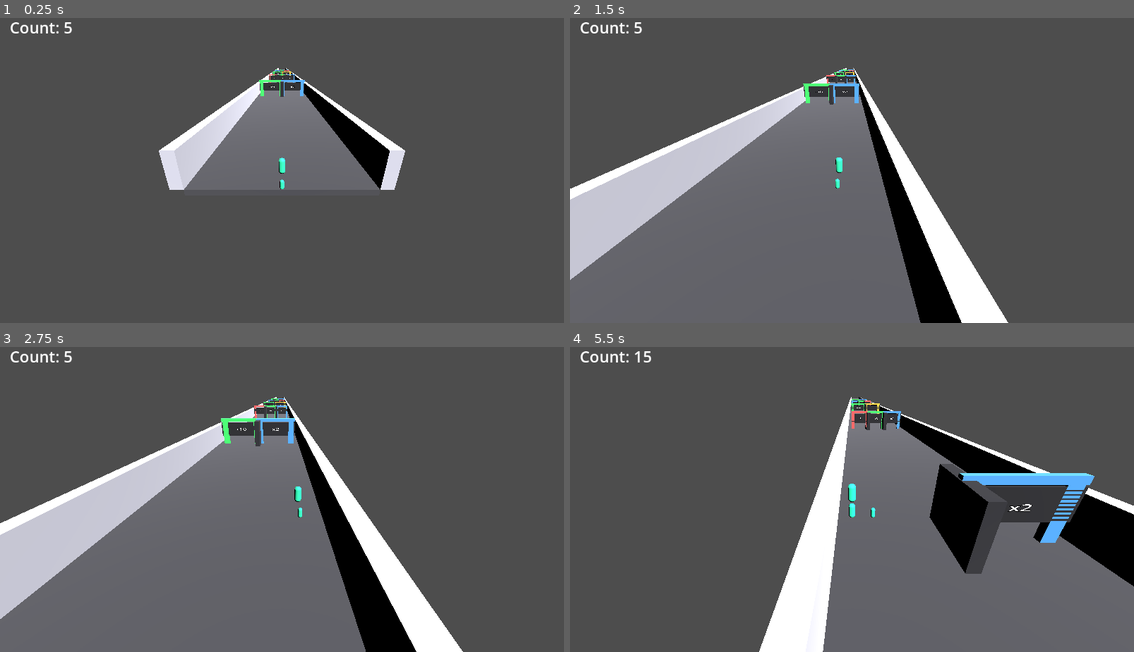
Above: before the commit, frames 1-4 (two rows, left to right).
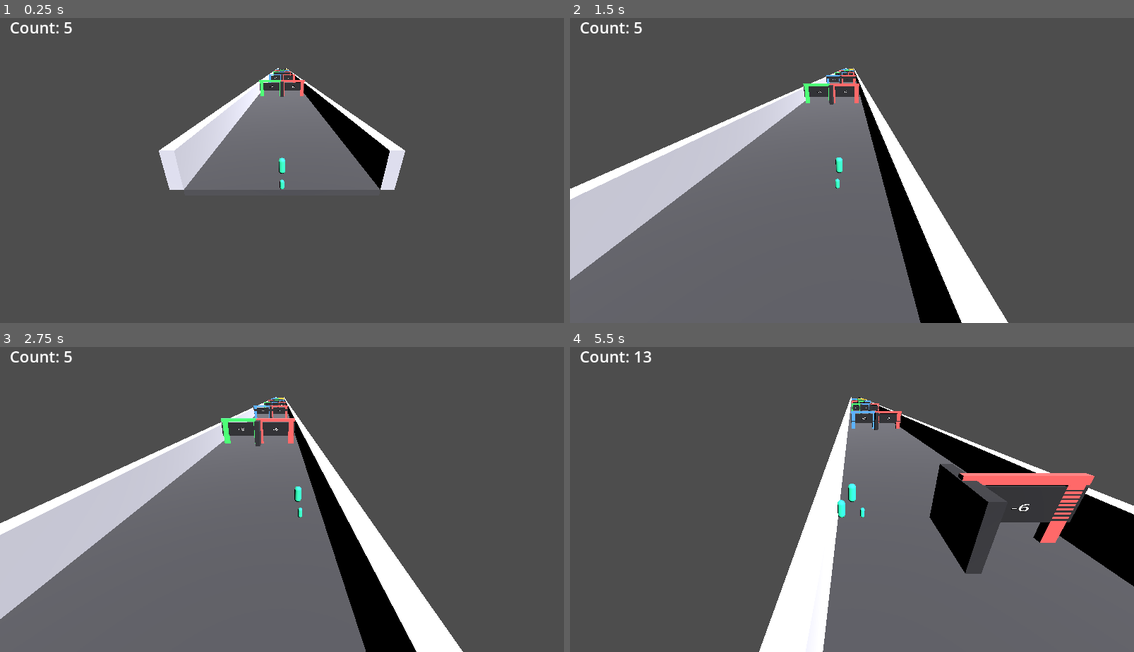
Above: after the commit, the same moments.

Repository: RayCoolsen/dude-gate-mutiplicator-and-other-operations-wars-the-game-walk-simulator-official-genau
Game: Godot game, scene res://scenes/main.tscn
The game is run twice, just before and just after one commit, with the same random seed, the same clock (stepped at 60 frames per second) and the same inputs.
Inputs:
- Up to frame 1 (0.25 s): no input
- Up to frame 2 (1.5 s): hold Right (ui_right) 0.53-1.28 s; hold Left (ui_left) from 1.28 s (still down)
- Up to frame 3 (2.75 s): release Left (ui_left) at 2.03 s; hold Right (ui_right) from 2.03 s (still down)
- Up to frame 4 (5.5 s): release Right (ui_right) at 3.53 s; hold Left (ui_left) from 3.53 s (still down)

The runs differ from the first frame. In frame 1, 0.1% of the frame differs, in the area x 47-55%, y 16-26%; in frame 2, 0.2%; in frame 3, 0.3%; in frame 4, 1.8%, in the area x 13-93%, y 1-65%.

Commit message:
Add procedural gate row spawner for level_01
Attach a new Level_01 script and replace hardcoded ChoiceRow instances with a GateRows container. Added scripts/level_01.gd (and its .uid) which procedurally instantiates gate_choice_row.tscn ahead of the player, supports exported tuning params (initial_rows, spacing, spawn/cleanup distances), and cleans up rows behind the player. The script randomizes lane counts, operations (add/mul/sub/div) and values with difficulty scaling to replace the previously static rows defined in the scene.

Diff:
--- a/scenes/level_01.tscn
+++ b/scenes/level_01.tscn
@@ -1,6 +1,7 @@
-[gd_scene format=3 uid="uid://b5ay6destxxa7"]
+[gd_scene load_steps=9 format=3 uid="uid://b5ay6destxxa7"]
 
 [ext_resource type="PackedScene" path="res://scenes/gate_choice_row.tscn" id="1_gate_row"]
+[ext_resource type="Script" path="res://scripts/level_01.gd" id="2_level_script"]
 
 [sub_resource type="BoxShape3D" id="BoxShape3D_ground"]
 size = Vector3(14, 0.5, 500)
@@ -21,6 +22,7 @@
 size = Vector3(1, 3, 500)
 
 [node name="Level_01" type="Node3D" unique_id=29837159]
+script = ExtResource("2_level_script")
 
 [node name="Ground" type="StaticBody3D" parent="." unique_id=1077318174]
 transform = Transform3D(1, 0, 0, 0, 1, 0, 0, 0, 1, 0, -0.25, -250)
@@ -56,31 +58,4 @@
 transform = Transform3D(0.8253356, -0.44229966, 0.3509874, 0, 0.62161, 0.7833269, -0.5646425, -0.6465076, 0.51303685, 0, 0, 0)
 light_energy = 3.0
 
-[node name="ChoiceRow01" parent="." unique_id=888878083 instance=ExtResource("1_gate_row")]
-transform = Transform3D(1, 0, 0, 0, 1, 0, 0, 0, 1, 0, 0, -50)
-
-[node name="ChoiceRow02" parent="." unique_id=2024397640 instance=ExtResource("1_gate_row")]
-transform = Transform3D(1, 0, 0, 0, 1, 0, 0, 0, 1, 0, 0, -95)
-lane_count = 3
-left_operation = "sub"
-left_value = 3
-center_value = 8
-
-[node name="ChoiceRow03" parent="." unique_id=1439494072 instance=ExtResource("1_gate_row")]
-transform = Transform3D(1, 0, 0, 0, 1, 0, 0, 0, 1, 0, 0, -140)
-left_value = 20
-right_operation = "div"
-
-[node name="ChoiceRow04" parent="." unique_id=720646018 instance=ExtResource("1_gate_row")]
-transform = Transform3D(1, 0, 0, 0, 1, 0, 0, 0, 1, 0, 0, -185)
-lane_count = 3
-left_operation = "mul"
-left_value = 2
-center_value = 12
-right_operation = "sub"
-right_value = 5
-
-[node name="ChoiceRow05" parent="." unique_id=1030797213 instance=ExtResource("1_gate_row")]
-transform = Transform3D(1, 0, 0, 0, 1, 0, 0, 0, 1, 0, 0, -230)
-left_value = 15
-right_value = 3
+[node name="GateRows" type="Node3D" parent="."]
--- /dev/null
+++ b/scripts/level_01.gd
@@ -0,0 +1,147 @@
+extends Node3D
+
+const GATE_ROW_SCENE: PackedScene = preload("res://scenes/gate_choice_row.tscn")
+
+@export var initial_rows: int = 6
+@export var first_row_z: float = -50.0
+@export var row_spacing: float = 45.0
+@export var spawn_ahead_distance: float = 260.0
+@export var cleanup_behind_distance: float = 30.0
+
+@onready var gate_rows: Node3D = $GateRows
+
+var player: Node3D = null
+var next_row_z: float = 0.0
+var spawned_row_count: int = 0
+
+func _ready() -> void:
+	randomize()
+
+	if has_node("../Player"):
+		player = get_node("../Player") as Node3D
+
+	next_row_z = first_row_z
+
+	for _row_index in range(initial_rows):
+		_spawn_next_row()
+
+func _process(_delta: float) -> void:
+	if player == null:
+		if has_node("../Player"):
+			player = get_node("../Player") as Node3D
+		else:
+			return
+
+	while next_row_z > player.global_position.z - spawn_ahead_distance:
+		_spawn_next_row()
+
+	_cleanup_old_rows()
+
+func _spawn_next_row() -> void:
+	var lane_count: int = _pick_lane_count(spawned_row_count)
+
+	var left_operation: String = _pick_operation(spawned_row_count)
+	var center_operation: String = _pick_operation(spawned_row_count)
+	var right_operation: String = _pick_operation(spawned_row_count)
+
+	while center_operation == left_operation:
+		center_operation = _pick_operation(spawned_row_count)
+
+	while right_operation == left_operation or right_operation == center_operation:
+		right_operation = _pick_operation(spawned_row_count)
+
+	var left_value: int = _pick_value_for_operation(left_operation, spawned_row_count)
+	var center_value: int = _pick_value_for_operation(center_operation, spawned_row_count)
+	var right_value: int = _pick_value_for_operation(right_operation, spawned_row_count)
+
+	var row_node: Node = GATE_ROW_SCENE.instantiate()
+	row_node.set("lane_count", lane_count)
+	row_node.set("left_operation", left_operation)
+	row_node.set("left_value", left_value)
+	row_node.set("center_operation", center_operation)
+	row_node.set("center_value", center_value)
+	row_node.set("right_operation", right_operation)
+	row_node.set("right_value", right_value)
+
+	var row_3d: Node3D = row_node as Node3D
+	if row_3d != null:
+		row_3d.position = Vector3(0, 0, next_row_z)
+
+	gate_rows.add_child(row_node)
+
+	next_row_z -= row_spacing
+	spawned_row_count += 1
+
+func _cleanup_old_rows() -> void:
+	if player == null:
+		return
+
+	var child_index: int = gate_rows.get_child_count() - 1
+	while child_index >= 0:
+		var row_node: Node3D = gate_rows.get_child(child_index) as Node3D
+		if row_node != null and row_node.global_position.z > player.global_position.z + cleanup_behind_distance:
+			row_node.queue_free()
+
+		child_index -= 1
+
+func _pick_lane_count(row_index: int) -> int:
+	if row_index == 0:
+		return 2
+
+	if randf() < 0.55:
+		return 2
+
+	return 3
+
+func _pick_operation(row_index: int) -> String:
+	var roll: int = randi_range(0, 99)
+
+	if row_index < 2:
+		if roll < 50:
+			return "add"
+		elif roll < 80:
+			return "mul"
+		elif roll < 95:
+			return "sub"
+		else:
+			return "div"
+
+	if roll < 38:
+		return "add"
+	elif roll < 63:
+		return "mul"
+	elif roll < 85:
+		return "sub"
+	else:
+		return "div"
+
+func _pick_value_for_operation(operation: String, row_index: int) -> int:
+	var difficulty_tier: int = row_index / 3
+	if difficulty_tier > 6:
+		difficulty_tier = 6
+
+	match operation:
+		"add":
+			var add_values: Array[int] = [4, 6, 8, 10, 12, 15]
+			var add_index: int = randi_range(0, add_values.size() - 1)
+			return add_values[add_index] + difficulty_tier * 2
+
+		"sub":
+			var sub_values: Array[int] = [2, 3, 4, 5, 6]
+			var sub_index: int = randi_range(0, sub_values.size() - 1)
+			var sub_bonus: int = difficulty_tier
+			if sub_bonus > 3:
+				sub_bonus = 3
+			return sub_values[sub_index] + sub_bonus
+
+		"mul":
+			if difficulty_tier >= 4 and randf() < 0.45:
+				return 3
+			return 2
+
+		"div":
+			if difficulty_tier >= 4 and randf() < 0.35:
+				return 3
+			return 2
+
+	return 1
Not shown, added: scripts/level_01.gd.uid
